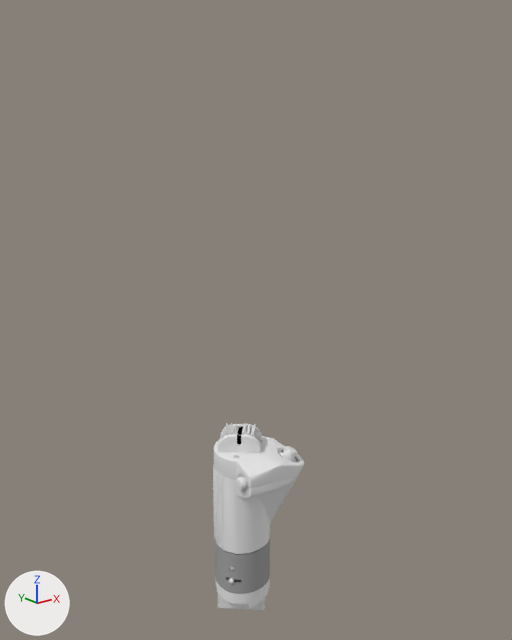
Before and after pictures for a commit that changed the Blender file Models/Parts/Canopy/Lateral_Panels_Left/Thrust_lever/Thrust_lever.blend.
Both versions are drawn from a 50 mm camera at (-0.247, -0.325, 0.308) aimed at (0.0, -0.016, 0.184). The axes (+X, +Y, +Z) are drawn at lower left. The lights are the same throughout.

The older version as bpy lines, for what is in view:
```python
ob_support_lever = bpy.data.objects.new('support_lever', me_plane_004)
ob_support_lever.parent = ob_thrust_lever
ob_support_lever.location = (0.0, 0.0, -0.00975)
ob_support_lever.rotation_euler = (1.571, 0.0, -0.735)  # degrees (90, 0, -42)
ob_support_lever.scale = (0.0154, 0.0154, 0.0154)
ob_thrust_lever = bpy.data.objects.new('Thrust_LEVER', me_plane_002)
ob_thrust_lever.location = (0.0, 0.0, 0.0)
ob_thrust_lever_01 = bpy.data.objects.new('Thrust_lever_01', me_circle_043)
ob_thrust_lever_01.parent = ob_thrust_lever
ob_thrust_lever_01.location = (0.0, 0.0, 0.0)
ob_thrust_lever_01.rotation_euler = (-1.571, 1.813, -5.286)  # degrees (-90, 104, -303)
ob_thrust_lever_01.scale = (0.00632, 0.00632, 0.00632)
ob_thrust_lever_02 = bpy.data.objects.new('Thrust_lever_02', me_circle_046)
ob_thrust_lever_02.parent = ob_thrust_lever
ob_thrust_lever_02.location = (0.0, 0.0, 0.0)
ob_thrust_lever_02.rotation_euler = (-1.571, 1.813, -5.286)  # degrees (-90, 104, -303)
ob_thrust_lever_02.scale = (0.00632, 0.00632, 0.00632)
# also in view: 'support_push_03' at (0.0, 0.0, 0.102); 'Thrust_lever_03' at (0.001, 0.0, 0.017)
```
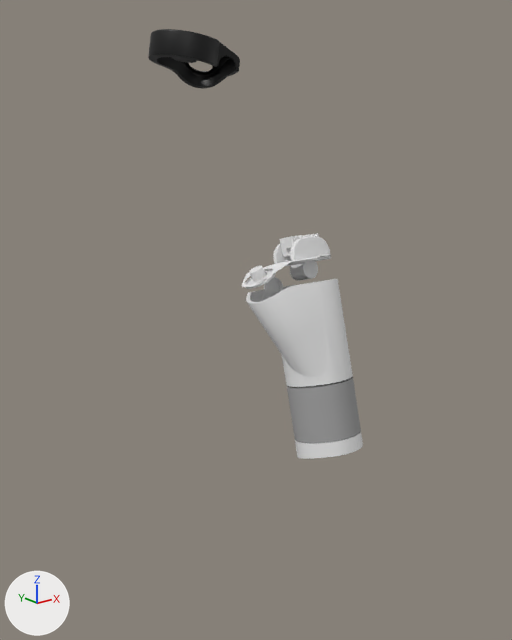
ob_thrust_lever is not drawn itself; it is the parent of ob_screew_d, ob_screew_top__001, ob_screew_top, ob_screew_cross_top_m2_002, ob_screew_cross_top_m2_001, ob_screew_cross_top_m2, ob_thrust_lever_01, ob_thrust_lever_02.

Where the newer file only moved an object's origin or applied its transform, the numbers keep the older frame.

What changed in the scene script:
```text
Add img_texuture_tex01_png:
    img_texuture_tex01_png = load_image('TEXUTURE_TEX01.png', 'TEXUTURE_TEX01.png', 1024, 1024, 'sRGB')
Add mat_texuture_tex01_png:
    mat_texuture_tex01_png = principled_material('TEXUTURE_TEX01.png')
    mat_texuture_tex01_png.texture = img_texuture_tex01_png
Change me_circle_043:
    where me_circle_043.from_pydata(...)  # 2626 vertices, 2351 faces, 17 loose edges; spans x -15.53..-11.26, y 0.3..8.05, z -6.39..2.69
    used by ob_thrust_lever_01; parent = ob_thrust_lever; location = (0.0, 0.0, 0.0); rotation_euler = (-1.571, 1.813, -5.286), in degrees (-90, 104, -303); scale = (0.00632, 0.00632, 0.00632)
    remove me_circle_043.materials.append(mat_material_002)  # white #e7e7e7
    remove me_circle_043.materials.append(mat_txt_top)  # white #e7e7e7
    me_circle_043 part 1: the loose piece of 2611 vertices spanning x -15.53..-11.64, y 0.3..8.05, z -6.39..2.69 is multiplied about its middle by the matrix ((0.987, -0.138, -0.078), (-0.156, -0.746, -0.648), (0.032, 0.652, -0.758)), then moved by (-18.24, 9.64, -1.51), in mat_texuture_tex01_png (picture img_texuture_tex01_png)
    add me_circle_043.materials.append(mat_texuture_tex01_png)  # picture img_texuture_tex01_png
Add me_circle_001:
    me_circle_001.from_pydata(...)  # 457 vertices, 248 faces; spans x -15.53..-12.98, y 0.91..7.9, z -6.3..2.57
    me_circle_001.polygons.foreach_set('use_smooth', [True] * 248)
    me_circle_001.materials.append(mat_txt_top)  # white #e7e7e7
Change ob_thrust_lever:
    ob_thrust_lever.location: (0.0, 0.0, 0.0) -> (0.00683, -0.0715, 0.131)
    ob_thrust_lever.rotation_euler: (0.0, 0.0, 0.0) -> (0.199, -0.222, -2.445)  # degrees (0, 0, 0) -> degrees (11, -13, -140)
Remove ob_support_lever:
    ob_support_lever = bpy.data.objects.new('support_lever', me_plane_004)
    ob_support_lever.parent = ob_thrust_lever
    ob_support_lever.location = (0.0, 0.0, -0.00975)
    ob_support_lever.rotation_euler = (1.571, 0.0, -0.735)  # degrees (90, 0, -42)
    ob_support_lever.scale = (0.0154, 0.0154, 0.0154)
Add ob_thrust_lever_01_001:
    ob_thrust_lever_01_001 = bpy.data.objects.new('Thrust_lever_01.001', me_circle_001)
    ob_thrust_lever_01_001.parent = ob_thrust_lever
    ob_thrust_lever_01_001.location = (0.0, 0.0, 0.0)
    ob_thrust_lever_01_001.rotation_euler = (-1.571, 1.813, -5.286)  # degrees (-90, 104, -303)
    ob_thrust_lever_01_001.scale = (0.00632, 0.00632, 0.00632)
```

Boxes (x1, y1, x2, y2) around the edits, measured in the pictures (512 x 640 px):
'Thrust_lever_02', moved, turned
    before: (213, 466, 297, 554)
    after: (246, 279, 353, 387)
'Thrust_lever_01', reshaped
    before: (214, 436, 304, 488)
    after: (148, 29, 240, 89)
'Thrust_lever_03', moved, turned
    before: (215, 539, 270, 594)
    after: (287, 376, 361, 443)
'support_push_03', moved, turned
    before: (218, 424, 262, 454)
    after: (273, 236, 331, 265)
'Thrust_lever_04', moved, turned
    before: (215, 577, 270, 608)
    after: (295, 431, 363, 459)
'push_03a', moved, turned
    before: (225, 423, 255, 436)
    after: (279, 233, 319, 257)
'push_03b', moved, turned (not visible before)
    after: (290, 261, 318, 281)
'push_01', moved, turned
    before: (283, 446, 297, 460)
    after: (249, 266, 266, 282)
'support_lever', deleted
    before: (218, 594, 265, 610)
'Thrust_lever_01.001', added
    after: (242, 255, 332, 287)
'push_02', moved, turned
    before: (235, 476, 248, 490)
    after: (267, 280, 280, 293)
'push_01b', moved, turned
    before: (278, 450, 298, 463)
    after: (245, 269, 276, 289)
'push_02b', moved, turned
    before: (239, 474, 248, 491)
    after: (264, 277, 283, 296)
'push_01a', moved, turned
    before: (281, 452, 295, 462)
    after: (251, 273, 269, 284)
'segnature_push_03b', moved, turned (not visible afterwards)
    before: (237, 435, 241, 444)
'segnature_push_03a', moved, turned (not visible afterwards)
    before: (237, 427, 243, 435)
'Screew_d', moved, turned (not visible afterwards)
    before: (229, 578, 234, 584)
'push_02a', moved, turned (not visible afterwards)
    before: (240, 475, 249, 489)
'Screew cross top M2.002', moved, turned (not visible afterwards)
    before: (230, 566, 234, 570)
